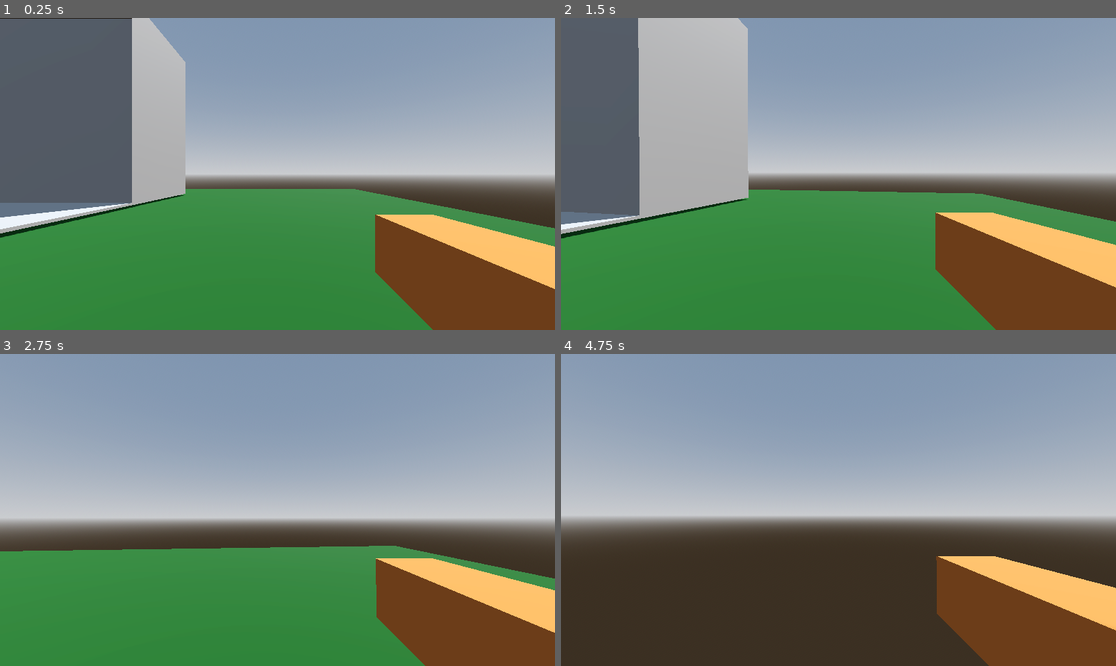
Above: before the commit, frames 1-4 (two rows, left to right).
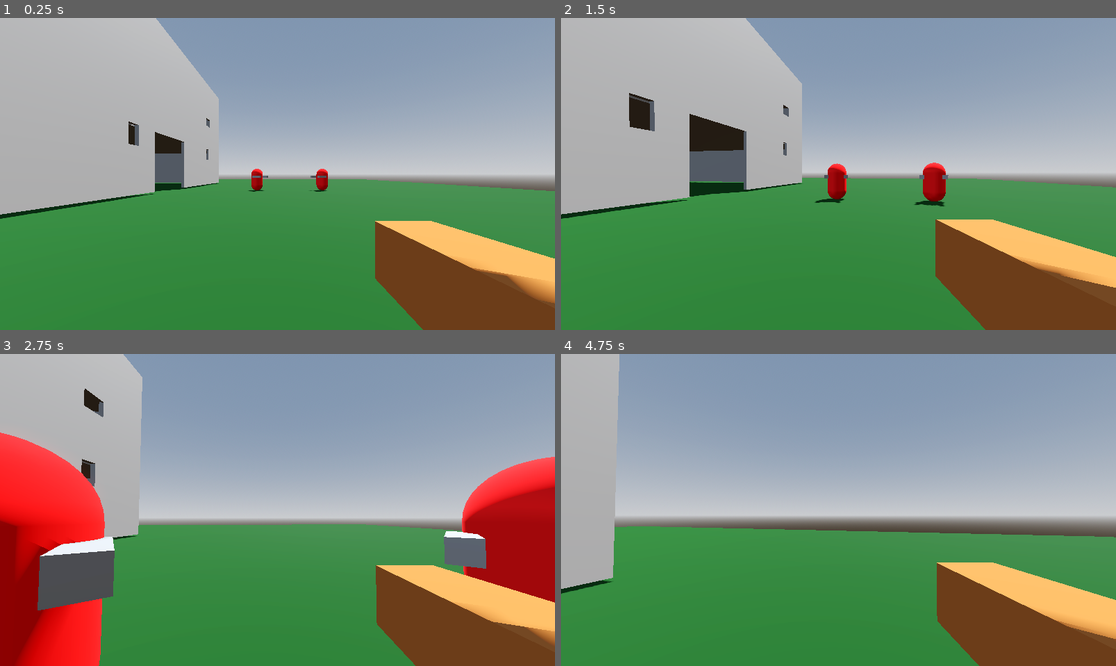
Above: after the commit, the same moments.

Repository: htanama/Stay-Alive
Game: Godot game, scene res://Scenes/Levels/level1.tscn
Same seed, same stepped clock (60 frames per second), same inputs: the game is played once before the commit and once after it.
Inputs (mouse positions are in pixels of both pictures, inside the frame that each line leads up to):
- Up to frame 1 (0.25 s): no input
- Up to frame 2 (1.5 s): tap Enter (ui_accept) at 0.5, 0.77 s; move the mouse to (866, 174) at 0.52 s; hold Up (ui_up) from 0.53 s (still down); move the mouse to (810, 174) at 1.27 s
- Up to frame 3 (2.75 s): keep holding Up (ui_up); tap Enter (ui_accept) at 1.52 s; move the mouse to (288, 503) at 2.02 s
- Up to frame 4 (4.75 s): keep holding Up (ui_up); move the mouse to (832, 516) at 2.77 s; tap Enter (ui_accept) at 3.02, 3.77, 4.52 s; move the mouse to (877, 513) at 3.52 s; move the mouse to (794, 506) at 4.27 s

The runs differ from the first frame. In frame 1, 24% of the frame differs, in the area x 0-100%, y 0-100%; in frame 2, 22%; in frame 3, 33%; in frame 4, 39%.

Commit message:
adding enemy

Diff:
--- a/Scenes/Levels/level1.tscn
+++ b/Scenes/Levels/level1.tscn
@@ -1,6 +1,7 @@
-[gd_scene load_steps=10 format=3 uid="uid://bo0ka5yprssl5"]
+[gd_scene load_steps=11 format=3 uid="uid://bo0ka5yprssl5"]
 
 [ext_resource type="PackedScene" uid="uid://c0fpjphe6dorx" path="res://Scenes/Player/player.tscn" id="1_7u4ml"]
+[ext_resource type="PackedScene" uid="uid://m8o82cbmwyht" path="res://Scenes/Zombies/zombies.tscn" id="2_16p8j"]
 
 [sub_resource type="ProceduralSkyMaterial" id="ProceduralSkyMaterial_xc7r2"]
 sky_horizon_color = Color(0.66224277, 0.6717428, 0.6867428, 1)
@@ -19,10 +20,10 @@
 albedo_color = Color(0, 0.23899674, 2.4065375e-08, 1)
 
 [sub_resource type="BoxMesh" id="BoxMesh_7u4ml"]
-size = Vector3(40, 0.5, 40)
+size = Vector3(60, 0.5, 60)
 
 [sub_resource type="BoxShape3D" id="BoxShape3D_16p8j"]
-size = Vector3(40, 0.5, 40)
+size = Vector3(60, 0.5, 60)
 
 [sub_resource type="StandardMaterial3D" id="StandardMaterial3D_0xrym"]
 albedo_color = Color(1, 1, 0, 1)
@@ -40,35 +41,187 @@
 material_override = SubResource("StandardMaterial3D_1ukdm")
 mesh = SubResource("BoxMesh_7u4ml")
 skeleton = NodePath("../..")
+metadata/_edit_group_ = true
 
 [node name="CollisionShape3D" type="CollisionShape3D" parent="Floor"]
 shape = SubResource("BoxShape3D_16p8j")
+metadata/_edit_group_ = true
 
 [node name="DirectionalLight3D" type="DirectionalLight3D" parent="."]
 transform = Transform3D(-0.8660254, -0.43301278, 0.25, 0, 0.49999997, 0.86602545, -0.50000006, 0.75, -0.43301266, 0, 0, 0)
 shadow_enabled = true
 
 [node name="Player" parent="." instance=ExtResource("1_7u4ml")]
-transform = Transform3D(1, 0, 0, 0, 1, 0, 0, 0, 1, 11.763677, 0.18124908, 1.804)
-
-[node name="CSGCombiner3D" type="CSGCombiner3D" parent="."]
-transform = Transform3D(1, 0, 0, 0, 1, 0, 0, 0, 1, -2.0930662, 4.060979, -1.6910646)
-operation = 2
-use_collision = true
-
-[node name="Box3" type="CSGBox3D" parent="CSGCombiner3D"]
+transform = Transform3D(1, 0, 0, 0, 1, 0, 0, 0, 1, 11.763677, 0.4736113, 14.050298)
+
+[node name="House" type="CSGCombiner3D" parent="."]
+transform = Transform3D(1, 0, 0, 0, 1, 0, 0, 0, 1, -2.0930662, 4.060979, 1.7778885)
+operation = 2
+use_collision = true
+
+[node name="Box3" type="CSGBox3D" parent="House"]
 transform = Transform3D(1, 0, 0, 0, 1, 0, 0, 0, 1, 3.246791, -3.3021603, 0.021813154)
 material_override = SubResource("StandardMaterial3D_0xrym")
 operation = 2
 use_collision = true
 
-[node name="Wall" type="CSGBox3D" parent="CSGCombiner3D"]
+[node name="Wall" type="CSGBox3D" parent="House"]
 transform = Transform3D(1, 0, 0, 0, 1, 0, 0, 0, 1, -3.1495166, 1.2983961, -1.9060633)
 material_override = SubResource("StandardMaterial3D_7u4ml")
 use_collision = true
 size = Vector3(20, 10, 20)
 
-[node name="CSGBox3D" type="CSGBox3D" parent="CSGCombiner3D"]
-transform = Transform3D(1, 0, 0, 0, 1, 0, 0, 0, 1, -3.0079803, 0.84712124, -1.2765796)
-operation = 2
-size = Vector3(20.749542, 8.891937, 10.010254)
+[node name="Opening" type="CSGBox3D" parent="House"]
+transform = Transform3D(1, 0, 0, 0, 1, 0, 0, 0, 1, -3.0895205, -2.023316, -1.1423328)
+operation = 2
+size = Vector3(20.007524, 3.497198, 3.691546)
+
+[node name="GroundFloor" type="CSGBox3D" parent="House"]
+transform = Transform3D(1, 0, 0, 0, 1, 0, 0, 0, 1, -3.223299, -2.023316, -1.9644699)
+operation = 2
+size = Vector3(19.739967, 3.497198, 19.838518)
+
+[node name="SecondFloor" type="CSGBox3D" parent="House"]
+transform = Transform3D(1, 0, 0, 0, 1, 0, 0, 0, 1, -3.223299, 2.1868863, -1.9644699)
+operation = 2
+size = Vector3(19.739967, 3.497198, 19.838518)
+
+[node name="Opening3" type="CSGBox3D" parent="House"]
+transform = Transform3D(1, 0, 0, 0, 1, 0, 0, 0, 1, -11.380115, 1.7059712, -6.07131)
+operation = 2
+size = Vector3(3.4602425, 9.307894, 7.0964704)
+
+[node name="Window1" type="CSGBox3D" parent="House"]
+transform = Transform3D(1, 0, 0, 0, 1, 0, 0, 0, 1, 6.8400025, 2.482633, -8.222304)
+operation = 2
+size = Vector3(0.42720264, 0.7462026, 1.0839314)
+
+[node name="Window2" type="CSGBox3D" parent="House"]
+transform = Transform3D(1, 0, 0, 0, 1, 0, 0, 0, 1, 6.8400025, -0.7335551, -8.0420265)
+operation = 2
+size = Vector3(0.42720264, 1.0503201, 0.72337544)
+
+[node name="Window3" type="CSGBox3D" parent="House"]
+transform = Transform3D(1, 0, 0, 0, 1, 0, 0, 0, 1, 6.8400025, -0.7335551, 2.393092)
+operation = 2
+size = Vector3(0.42720264, 1.0503201, 0.72337544)
+
+[node name="Stairwell" type="Node3D" parent="."]
+transform = Transform3D(1, 0, 0, 0, 1, 0, 0, 0, 1, 0, 0, 4.953574)
+
+[node name="Stair" type="CSGBox3D" parent="Stairwell"]
+transform = Transform3D(1, 0, 0, 0, 1, 0, 0, 0, 1, -13.730406, 0.348876, -2.2429519)
+use_collision = true
+size = Vector3(2.805481, 0.18011475, 0.6174011)
+
+[node name="Stair2" type="CSGBox3D" parent="Stairwell"]
+transform = Transform3D(1, 0, 0, 0, 1, 0, 0, 0, 1, -13.730406, 0.6210897, -2.664439)
+use_collision = true
+size = Vector3(2.805481, 0.18011475, 0.6174011)
+
+[node name="Stair3" type="CSGBox3D" parent="Stairwell"]
+transform = Transform3D(1, 0, 0, 0, 1, 0, 0, 0, 1, -13.730406, 0.8435725, -3.08792)
+use_collision = true
+size = Vector3(2.805481, 0.18011475, 0.6174011)
+
+[node name="Stair4" type="CSGBox3D" parent="Stairwell"]
+transform = Transform3D(1, 0, 0, 0, 1, 0, 0, 0, 1, -13.730406, 1.0176307, -3.5067885)
+use_collision = true
+size = Vector3(2.805481, 0.18011475, 0.6174011)
+
+[node name="Stair5" type="CSGBox3D" parent="Stairwell"]
+transform = Transform3D(1, 0, 0, 0, 1, 0, 0, 0, 1, -13.730406, 1.1748295, -4.039693)
+use_collision = true
+size = Vector3(2.805481, 0.18011475, 0.6174011)
+
+[node name="Stair6" type="CSGBox3D" parent="Stairwell"]
+transform = Transform3D(1, 0, 0, 0, 1, 0, 0, 0, 1, -13.730406, 1.3619697, -4.618128)
+use_collision = true
+size = Vector3(2.805481, 0.18011475, 0.6174011)
+
+[node name="Stair7" type="CSGBox3D" parent="Stairwell"]
+transform = Transform3D(1, 0, 0, 0, 1, 0, 0, 0, 1, -13.730406, 1.5447588, -5.153385)
+use_collision = true
+size = Vector3(2.805481, 0.18011475, 0.6174011)
+
+[node name="Stair8" type="CSGBox3D" parent="Stairwell"]
+transform = Transform3D(1, 0, 0, 0, 1, 0, 0, 0, 1, -13.730406, 1.7053881, -5.6746416)
+use_collision = true
+size = Vector3(2.805481, 0.18011475, 0.6174011)
+
+[node name="Stair9" type="CSGBox3D" parent="Stairwell"]
+transform = Transform3D(1, 0, 0, 0, 1, 0, 0, 0, 1, -13.730406, 1.8426926, -6.2100534)
+use_collision = true
+size = Vector3(2.805481, 0.18011475, 0.6174011)
+
+[node name="Stair10" type="CSGBox3D" parent="Stairwell"]
+transform = Transform3D(1, 0, 0, 0, 1, 0, 0, 0, 1, -13.730406, 2.013053, -6.7135534)
+use_collision = true
+size = Vector3(2.805481, 0.18011475, 0.6174011)
+
+[node name="Stair11" type="CSGBox3D" parent="Stairwell"]
+transform = Transform3D(1, 0, 0, 0, 1, 0, 0, 0, 1, -13.730406, 2.1298811, -7.2968464)
+use_collision = true
+size = Vector3(2.805481, 0.18011475, 0.6174011)
+
+[node name="Stair12" type="CSGBox3D" parent="Stairwell"]
+transform = Transform3D(1, 0, 0, 0, 1, 0, 0, 0, 1, -13.730406, 2.3348262, -7.860473)
+use_collision = true
+size = Vector3(2.805481, 0.18011475, 0.6174011)
+
+[node name="Stair13" type="CSGBox3D" parent="Stairwell"]
+transform = Transform3D(1, 0, 0, 0, 1, 0, 0, 0, 1, -13.730406, 2.529927, -8.425575)
+use_collision = true
+size = Vector3(2.805481, 0.18011475, 0.6174011)
+
+[node name="Stair14" type="CSGBox3D" parent="Stairwell"]
+transform = Transform3D(1, 0, 0, 0, 1, 0, 0, 0, 1, -13.730406, 2.7493591, -8.857866)
+use_collision = true
+size = Vector3(2.805481, 0.18011475, 0.6174011)
+
+[node name="Stair15" type="CSGBox3D" parent="Stairwell"]
+transform = Transform3D(1, 0, 0, 0, 1, 0, 0, 0, 1, -13.730406, 2.9150496, -9.409975)
+use_collision = true
+size = Vector3(2.805481, 0.18011475, 0.6174011)
+
+[node name="Stair16" type="CSGBox3D" parent="Stairwell"]
+transform = Transform3D(1, 0, 0, 0, 1, 0, 0, 0, 1, -13.730406, 3.106519, -9.80345)
+use_collision = true
+size = Vector3(2.805481, 0.18011475, 0.6174011)
+
+[node name="Stair17" type="CSGBox3D" parent="Stairwell"]
+transform = Transform3D(1, 0, 0, 0, 1, 0, 0, 0, 1, -13.730406, 3.3794997, -10.235147)
+use_collision = true
+size = Vector3(2.805481, 0.18011475, 0.6174011)
+
+[node name="Stair18" type="CSGBox3D" parent="Stairwell"]
+transform = Transform3D(1, 0, 0, 0, 1, 0, 0, 0, 1, -13.730406, 3.5555341, -10.765419)
+use_collision = true
+size = Vector3(2.805481, 0.18011475, 0.6174011)
+
+[node name="Stair19" type="CSGBox3D" parent="Stairwell"]
+transform = Transform3D(1, 0, 0, 0, 1, 0, 0, 0, 1, -13.730406, 3.8607595, -11.2887)
+use_collision = true
+size = Vector3(2.805481, 0.18011475, 0.6174011)
+
+[node name="Stair20" type="CSGBox3D" parent="Stairwell"]
+transform = Transform3D(1, 0, 0, 0, 1, 0, 0, 0, 1, -13.730406, 4.0485077, -11.832766)
+use_collision = true
+size = Vector3(2.805481, 0.18011475, 0.6174011)
+
+[node name="Stair21" type="CSGBox3D" parent="Stairwell"]
+transform = Transform3D(1, 0, 0, 0, 1, 0, 0, 0, 1, -13.730406, 4.1437306, -12.508185)
+use_collision = true
+size = Vector3(2.805481, 0.18011475, 0.6174011)
+
+[node name="Zombies" parent="." instance=ExtResource("2_16p8j")]
+transform = Transform3D(1, 0, 0, 0, 1, 0, 0, 0, 1, 11.973347, 0.5, 23.33961)
+
+[node name="Zombies2" parent="." instance=ExtResource("2_16p8j")]
+transform = Transform3D(1, 0, 0, 0, 1, 0, 0, 0, 1, 18.00225, 0.5, 23.33961)
+
+[node name="Zombies3" parent="." instance=ExtResource("2_16p8j")]
+transform = Transform3D(1, 0, 0, 0, 1, 0, 0, 0, 1, 15.066778, 0.5447855, 0)
+
+[node name="Zombies4" parent="." instance=ExtResource("2_16p8j")]
+transform = Transform3D(1, 0, 0, 0, 1, 0, 0, 0, 1, 10.15613, 0.44252062, 0)
--- a/Scenes/Player/player.tscn
+++ b/Scenes/Player/player.tscn
@@ -4,8 +4,10 @@
 [ext_resource type="Script" uid="uid://bk2lp8we8mg1r" path="res://Scenes/Player/CameraController.gd" id="2_a3d8c"]
 
 [sub_resource type="CapsuleMesh" id="CapsuleMesh_uvnfx"]
+height = 1.5
 
 [sub_resource type="CapsuleShape3D" id="CapsuleShape3D_tugb3"]
+height = 1.4781494
 
 [sub_resource type="StandardMaterial3D" id="StandardMaterial3D_tugb3"]
 albedo_color = Color(0.6826461, 0.3823559, 0.14881384, 1)
@@ -14,20 +16,20 @@
 script = ExtResource("1_uvnfx")
 
 [node name="VisualBody" type="MeshInstance3D" parent="."]
-transform = Transform3D(1, 0, 0, 0, 1, 0, 0, 0, 1, 0, 1, 0.1398933)
+transform = Transform3D(1, 0, 0, 0, 1, 0, 0, 0, 1, 0, 0.5, 0)
 mesh = SubResource("CapsuleMesh_uvnfx")
 
 [node name="CollisionShape3D" type="CollisionShape3D" parent="."]
-transform = Transform3D(1, 0, 0, 0, 1, 0, 0, 0, 1, 0, 1, 0.1398933)
+transform = Transform3D(1, 0, 0, 0, 1, 0, 0, 0, 1, 0, 0.506696, 0)
 shape = SubResource("CapsuleShape3D_tugb3")
 
 [node name="Arm" type="CSGBox3D" parent="."]
-transform = Transform3D(1, 0, 0, 0, 1, 0, 0, 0, 1, 0.44142294, 1.3719251, -0.28730774)
+transform = Transform3D(1, 0, 0, 0, 1, 0, 0, 0, 1, 0.44142294, 0.63622546, -0.28730774)
 material_override = SubResource("StandardMaterial3D_tugb3")
 size = Vector3(0.2, 0.2, 0.8)
 
 [node name="CameraMount" type="Node3D" parent="."]
-transform = Transform3D(1, 0, 0, 0, 1, 0, 0, 0, 1, 0, 1.6135504, 0.025469303)
+transform = Transform3D(1, 0, 0, 0, 1, 0, 0, 0, 1, 0, 0.9016069, 0.025469303)
 script = ExtResource("2_a3d8c")
 
 [node name="Camera3D" type="Camera3D" parent="CameraMount"]
--- /dev/null
+++ b/Scenes/Zombies/zombies.gd
@@ -0,0 +1,65 @@
+extends CharacterBody3D
+
+@export var speed: float = 1.0
+@export var rotation_speed: float = 5.0
+
+# 1. Define the path to the player node
+# Change "Player" to the actual name of your player node in the scene tree.
+const PLAYER_PATH = "../Player"
+
+var player: Node3D = null
+
+# Get the gravity from the project settings
+var gravity = ProjectSettings.get_setting("physics/3d/default_gravity")
+
+func _ready() -> void:
+	# Attempt to find the player node
+	player = get_node_or_null(PLAYER_PATH)
+	if not player:
+		print("ERROR: Player node not found at path: ", PLAYER_PATH)
+		set_process(false) # Disable script if player isn't found
+
+func _physics_process(delta: float) -> void:
+	if not player:
+		return
+
+	# --- 1. Apply Gravity (for 3D stability) ---
+	if not is_on_floor():
+		velocity.y -= gravity * delta
+
+	# --- 2. Calculate Direction to Player ---
+	var direction_to_player = (player.global_position - global_position).normalized()
+
+	# Check the horizontal distance (ignore height difference for chasing)
+	var target_horizontal_position = Vector3(player.global_position.x, global_position.y, player.global_position.z)
+	var distance_sq = global_position.distance_squared_to(target_horizontal_position)
+
+	if distance_sq > 0.1: # Only move if we aren't right on top of the player
+
+		# --- 3. Rotation (Turning to face the player) ---
+		# Calculate the rotation needed to look at the target position
+		var target_look_direction = direction_to_player
+		target_look_direction.y = 0 # Keep rotation flat on the XZ plane
+
+		if target_look_direction.length_squared() > 0:
+			# Create a target transform where the Z-axis points towards the player
+			var target_transform = Transform3D(Basis(), global_position).looking_at(global_position + target_look_direction, Vector3.UP)
+
+			# Interpolate the current rotation to the target rotation for smooth turning
+			global_transform = global_transform.interpolate_with(target_transform, rotation_speed * delta)
+
+		# --- 4. Movement (Chasing) ---
+		# Move forward in the direction the enemy is currently facing
+		var move_direction = global_transform.basis.z.normalized() * -1.0
+
+		# Apply movement speed, but preserve gravity's effect on Y velocity
+		velocity.x = move_direction.x * speed
+		velocity.z = move_direction.z * speed
+
+	else:
+		# Stop movement when close
+		velocity.x = move_toward(velocity.x, 0, speed)
+		velocity.z = move_toward(velocity.z, 0, speed)
+
+	# --- 5. Final Physics Step ---
+	move_and_slide()
--- /dev/null
+++ b/Scenes/Zombies/zombies.tscn
@@ -0,0 +1,34 @@
+[gd_scene load_steps=5 format=3 uid="uid://m8o82cbmwyht"]
+
+[ext_resource type="Script" uid="uid://5tfa06rbywj5" path="res://Scenes/Zombies/zombies.gd" id="1_3vcnm"]
+
+[sub_resource type="StandardMaterial3D" id="StandardMaterial3D_6uybo"]
+albedo_color = Color(1, 0, 0, 1)
+
+[sub_resource type="CapsuleMesh" id="CapsuleMesh_3vcnm"]
+radius = 0.4
+height = 1.5
+
+[sub_resource type="CapsuleShape3D" id="CapsuleShape3D_tt1if"]
+radius = 0.4
+height = 1.5078125
+
+[node name="Zombies" type="CharacterBody3D"]
+script = ExtResource("1_3vcnm")
+
+[node name="Model" type="MeshInstance3D" parent="."]
+transform = Transform3D(1, 0, 0, 0, 1, 0, 0, 0, 1, 0, 0.5, 0)
+material_override = SubResource("StandardMaterial3D_6uybo")
+mesh = SubResource("CapsuleMesh_3vcnm")
+
+[node name="CollisionShape3D" type="CollisionShape3D" parent="."]
+transform = Transform3D(1, 0, 0, 0, 1, 0, 0, 0, 1, 0, 0.5, 0)
+shape = SubResource("CapsuleShape3D_tt1if")
+
+[node name="LeftArm" type="CSGBox3D" parent="."]
+transform = Transform3D(1, 0, 0, 0, 1, 0, 0, 0, 1, -0.35595703, 0.7017146, -0.30147195)
+size = Vector3(0.15917969, 0.14642334, 0.6303711)
+
+[node name="RightArm" type="CSGBox3D" parent="."]
+transform = Transform3D(1, 0, 0, 0, 1, 0, 0, 0, 1, 0.4138943, 0.7017146, -0.30147195)
+size = Vector3(0.15917969, 0.14642334, 0.6303711)
--- a/icon.svg
+++ /dev/null
@@ -1 +0,0 @@
-<svg xmlns="http://www.w3.org/2000/svg" width="128" height="128"><rect width="124" height="124" x="2" y="2" fill="#363d52" stroke="#212532" stroke-width="4" rx="14"/><g fill="#fff" transform="translate(12.322 12.322)scale(.101)"><path d="M105 673v33q407 354 814 0v-33z"/><path fill="#478cbf" d="m105 673 152 14q12 1 15 14l4 67 132 10 8-61q2-11 15-15h162q13 4 15 15l8 61 132-10 4-67q3-13 15-14l152-14V427q30-39 56-81-35-59-83-108-43 20-82 47-40-37-88-64 7-51 8-102-59-28-123-42-26 43-46 89-49-7-98 0-20-46-46-89-64 14-123 42 1 51 8 102-48 27-88 64-39-27-82-47-48 49-83 108 26 42 56 81zm0 33v39c0 276 813 276 814 0v-39l-134 12-5 69q-2 10-14 13l-162 11q-12 0-16-11l-10-65H446l-10 65q-4 11-16 11l-162-11q-12-3-14-13l-5-69z"/><path d="M483 600c0 34 58 34 58 0v-86c0-34-58-34-58 0z"/><circle cx="725" cy="526" r="90"/><circle cx="299" cy="526" r="90"/></g><g fill="#414042" transform="translate(12.322 12.322)scale(.101)"><circle cx="307" cy="532" r="60"/><circle cx="717" cy="532" r="60"/></g></svg>
Not shown, added: Scenes/Zombies/zombies.gd.uid
Not shown, removed: icon.svg.import
